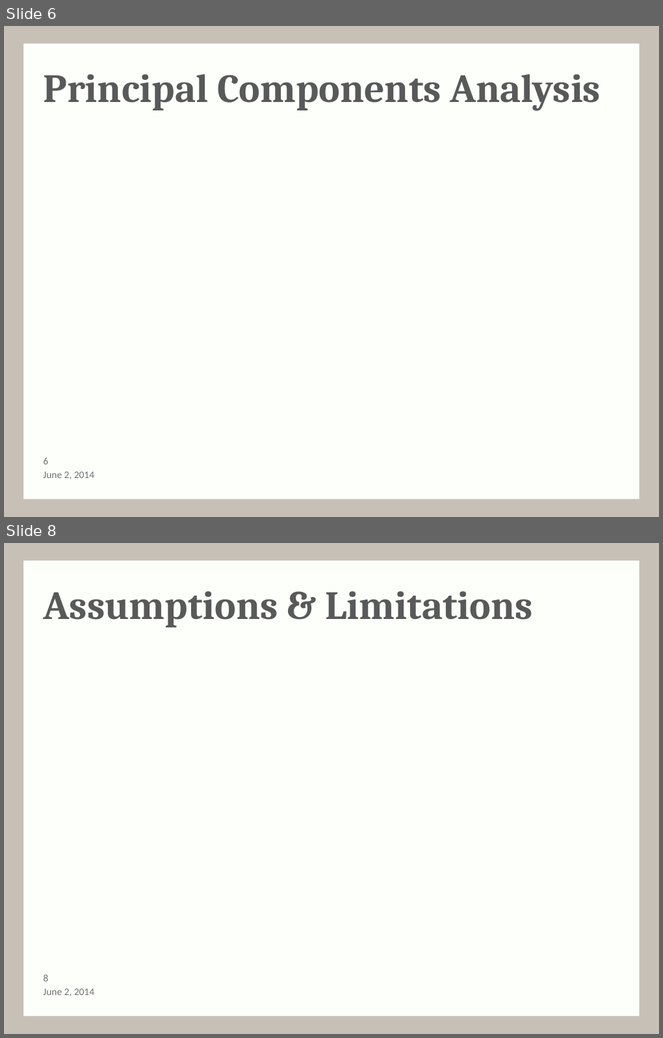
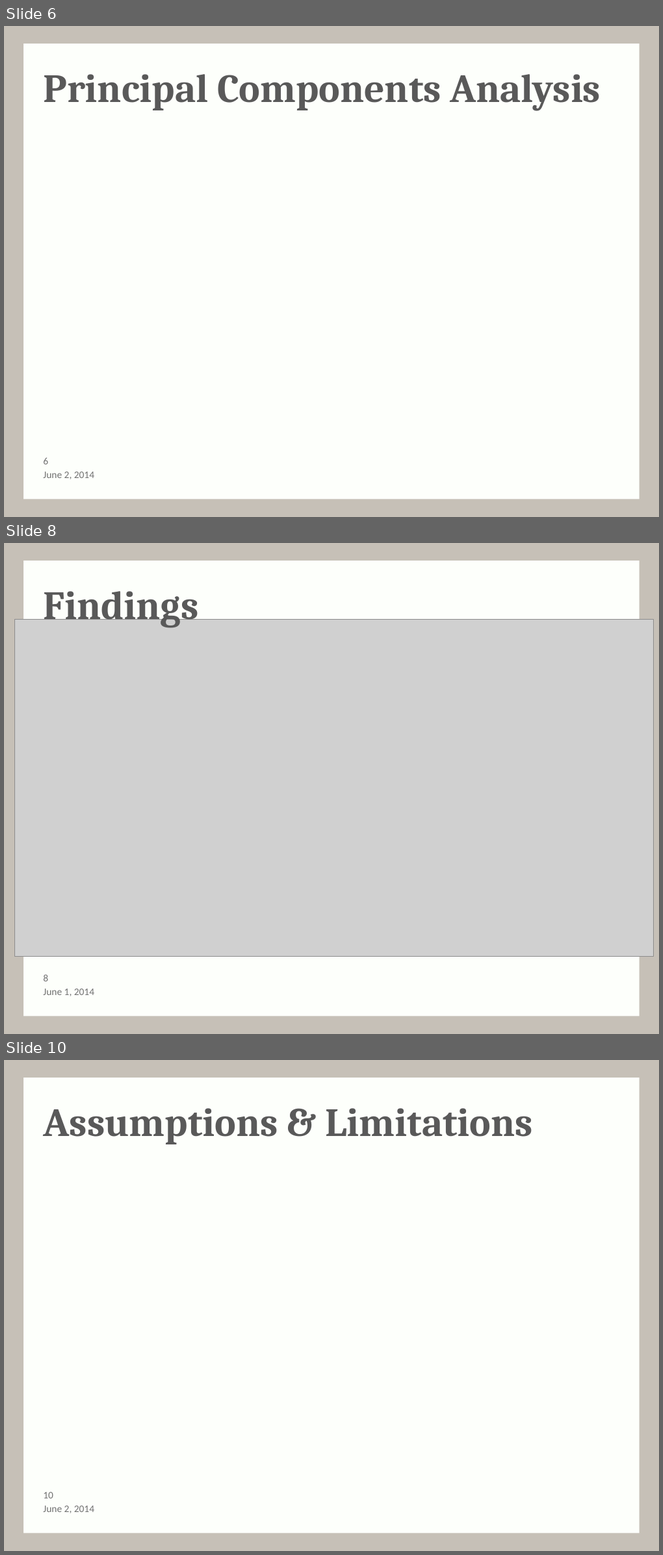
Before and after one commit to andy-olstad/POGSproj3, a slide deck: Project3_presentation.pptx. Shown one above the other, each under a label of ours: slides 6 and 8 before the commit, slides 6, 8 and 10 after it; the slides between them are not shown. The pictures are 663x1038 and 663x1555 pixels, drawn with LibreOffice and Linux fonts; fonts in the diff are those of the drawing; grey boxes stand for pictures; background and template pictures are left out. Boxes give left, top, right and bottom in pixels: in the first picture for what was removed or moved away, otherwise in the second. Text is boxed around its words. In the diff, an @@ line names an element or a change of style, - is before the commit and + after.

```diff
--- a/Project3_presentation.pptx
+++ b/Project3_presentation.pptx
@@ slide 8 added at bbox=[4, 543, 659, 1034], background #C6C0B7; not listed: 1 template element that a slide beside it also shows @@
@@ title added at bbox=[43, 591, 198, 627], 44 pt, text #595959, bold @@
+Findings
@@ picture added at bbox=[15, 620, 654, 957] @@
@@ text added at bbox=[43, 989, 94, 997], 11 pt, text #717171 @@
+June 1, 2014
@@ page number added at bbox=[43, 975, 48, 982], 11 pt, text #717171 @@
+8
@@ what was slide 8 is now slide 10 @@
@@ page number at bbox=[43, 1492, 53, 1499]: text changed @@
-8
+10
```
Also in this commit, not shown: 3 slides changed, 1 other slide added, 5 other files.
